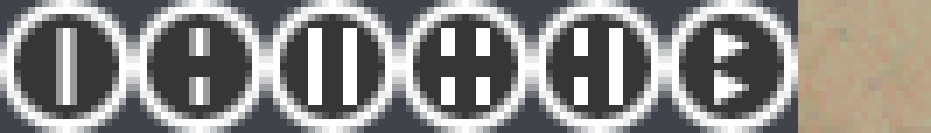
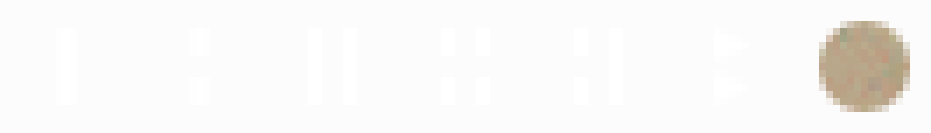
Layer changes from the first 931 × 133 image to the second:
painted on "Тратуар" over [798, 0, 931, 133]
added layer "Слой 1" (1%) above "Кнопки" over [0, 0, 931, 133]
hid "Кнопки" over [0, 0, 931, 133]
hid "Фон" over [0, 0, 931, 133]
